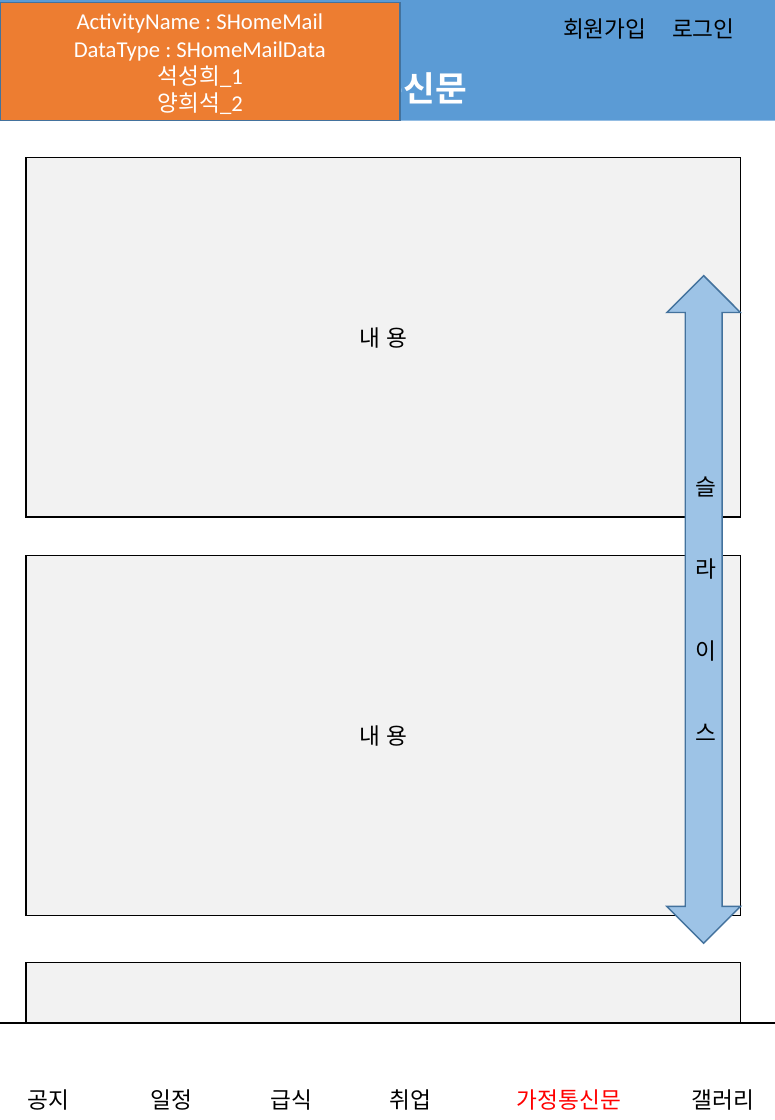
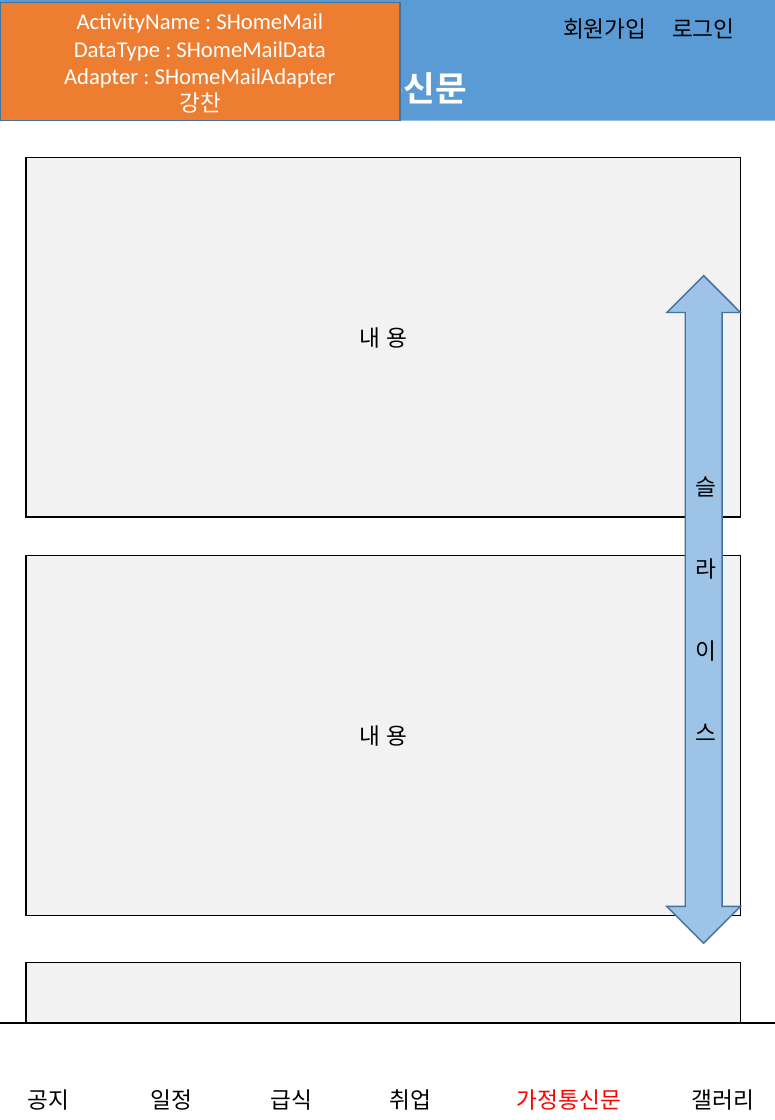
Before and after one commit to jungho-shin/SIHSchool, a slide deck: slide 10 of app/src/main/assets/어플_스토리보드.pptx. Drawn at 775x1120 pixels with LibreOffice and Linux fonts; fonts in the diff are those of the drawing; background and template pictures are left out. Boxes give left, top, right and bottom in pixels: in the first picture for what was removed or moved away, otherwise in the second. Text is boxed around its words. In the diff, an @@ line names an element or a change of style, - is before the commit and + after.

```diff
--- a/app/src/main/assets/어플_스토리보드.pptx
+++ b/app/src/main/assets/어플_스토리보드.pptx
@@ text in rectangle at bbox=[64, 68, 336, 113]: text changed @@
-석성희_1
-양희석_2
+Adapter : SHomeMailAdapter
+강찬
```
Also in this commit, not shown: 11 other slides changed.
